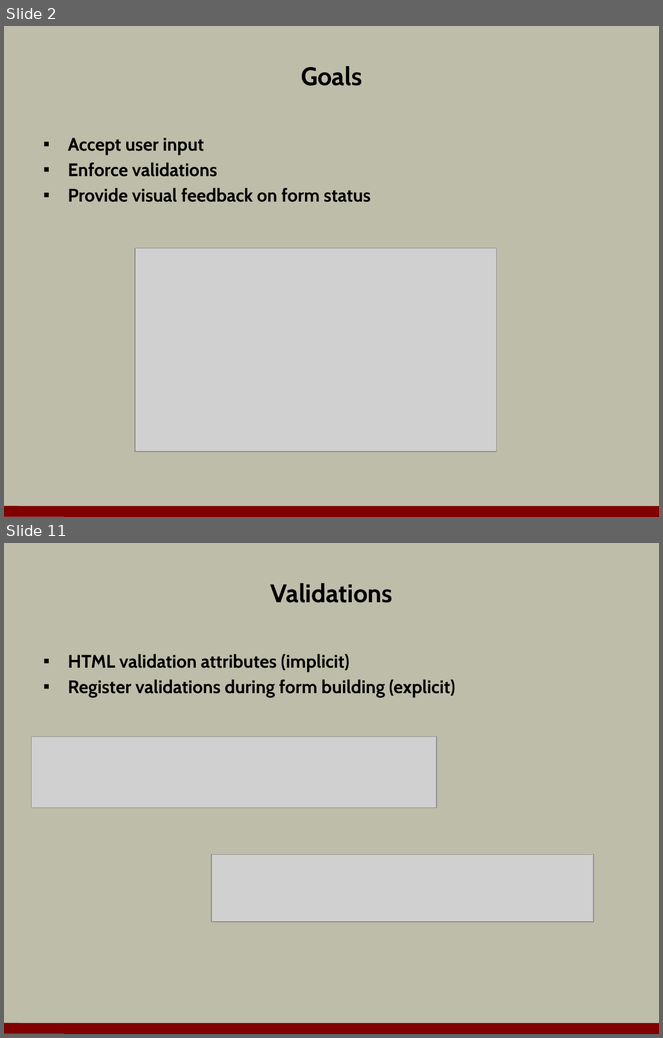
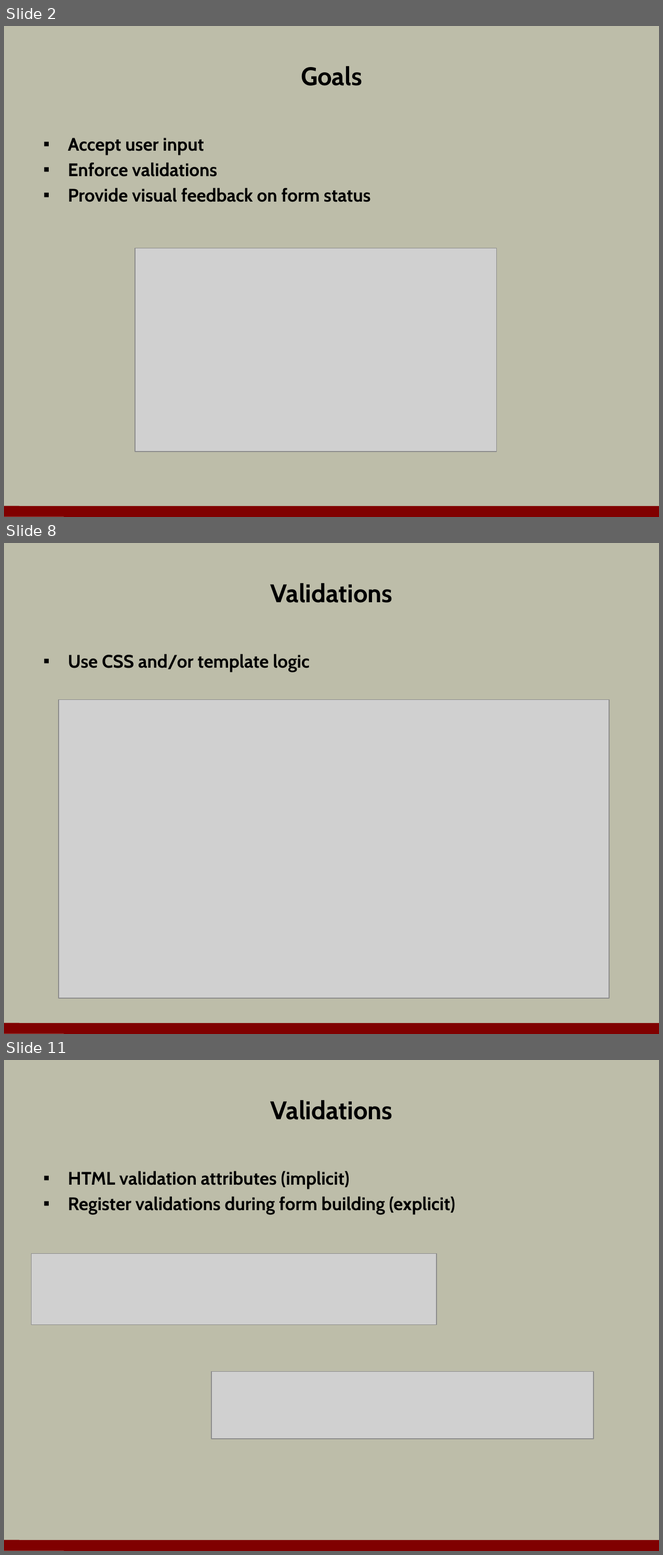
Before and after one commit to OdeToCode/classes, a slide deck: angular2/slides/06_forms.pptx. Shown one above the other, each under a label of ours: slides 2 and 11 before the commit, slides 2, 8 and 11 after it; the slides between them are not shown. The pictures are 663x1038 and 663x1555 pixels, drawn with LibreOffice and Linux fonts; fonts in the diff are those of the drawing; grey boxes stand for pictures; background and template pictures are left out. Boxes give left, top, right and bottom in pixels: in the first picture for what was removed or moved away, otherwise in the second. Text is boxed around its words. In the diff, an @@ line names an element or a change of style, - is before the commit and + after.

```diff
--- a/angular2/slides/06_forms.pptx
+++ b/angular2/slides/06_forms.pptx
@@ slide 8 added at [4, 543, 659, 1034], background #BDBDA9; not listed: 1 template element that a slide beside it also shows @@
@@ title added at [271, 583, 393, 603], 28 pt, text #000000, bold @@
+Validations
@@ text added at [68, 654, 309, 672], 20 pt, text #000000, bold @@
+▪ Use CSS and/or template logic
@@ picture added at [59, 700, 609, 999] @@
```
Also in this commit, not shown: 3 slides changed, 6 other slides added, 9 slides removed.
